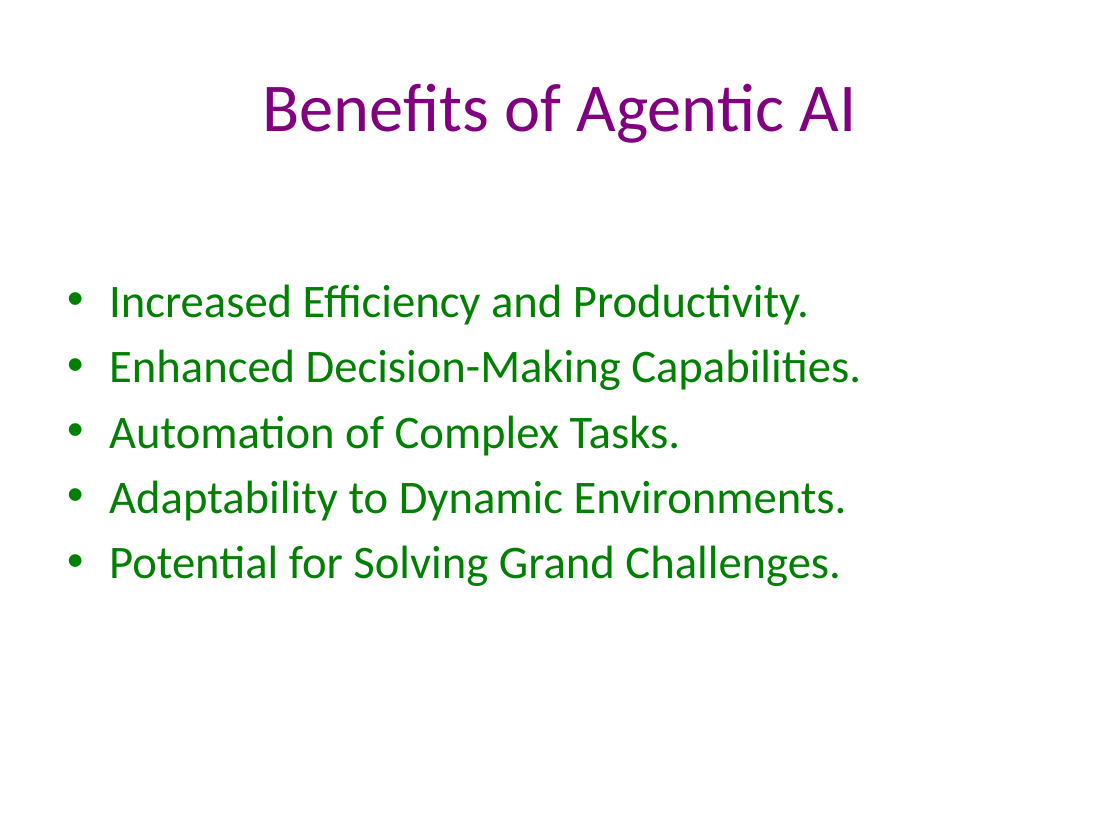
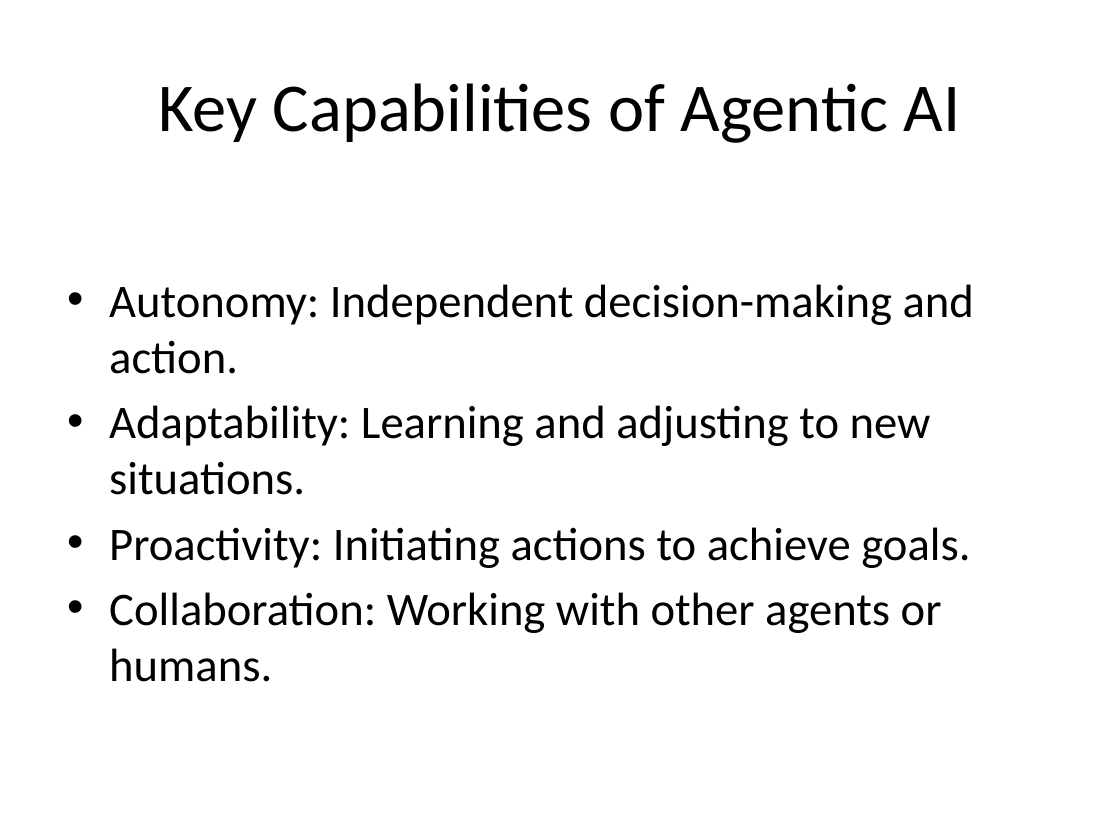
Before and after one commit to Anish-CodeDev/Desktop_AI_Agent, a slide deck: slide 5 of presentation.pptx (slide 6 before the commit). Drawn at 1120x840 pixels with LibreOffice and Linux fonts; fonts in the diff are those of the drawing. Boxes give left, top, right and bottom in pixels: in the first picture for what was removed or moved away, otherwise in the second. Text is boxed around its words. In the diff, an @@ line names an element or a change of style, - is before the commit and + after.

```diff
--- a/presentation.pptx
+++ b/presentation.pptx
@@ title at (x1=158, y1=83, x2=961, y2=143): text changed; text colour #800080 to #000000 @@
-Benefits of Agentic AI
+Key Capabilities of Agentic AI
@@ text at (x1=109, y1=284, x2=974, y2=682): text changed; text colour #008000 to #000000 @@
-• Increased Efficiency and Productivity.
-• Enhanced Decision-Making Capabilities.
-• Automation of Complex Tasks.
-• Adaptability to Dynamic Environments.
-• Potential for Solving Grand Challenges.
+• Autonomy: Independent decision-making and action.
+• Adaptability: Learning and adjusting to new situations.
+• Proactivity: Initiating actions to achieve goals.
+• Collaboration: Working with other agents or humans.
```
Also in this commit, not shown: 8 other slides changed, 1 slide removed, 7 other files.
